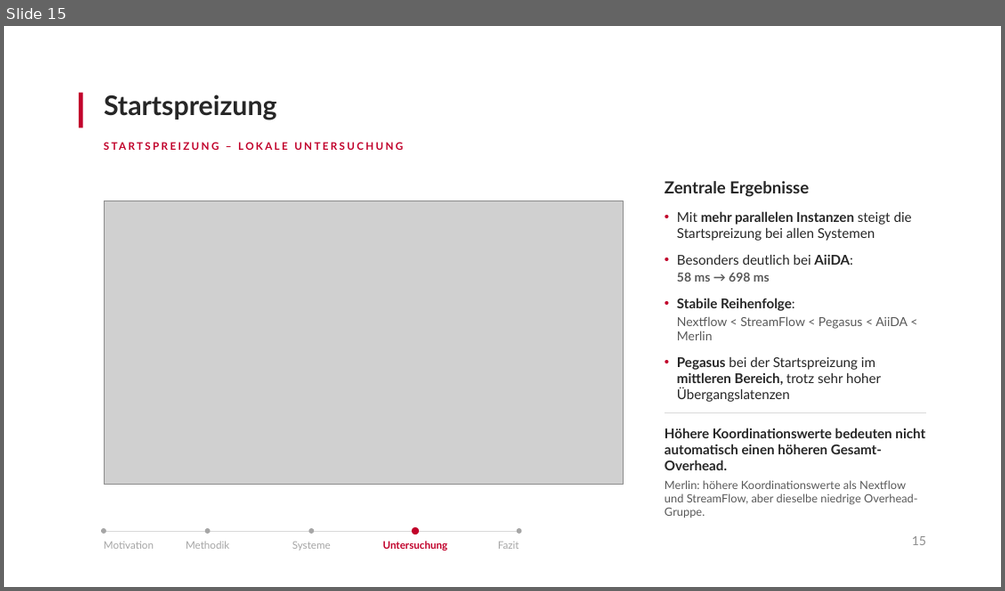
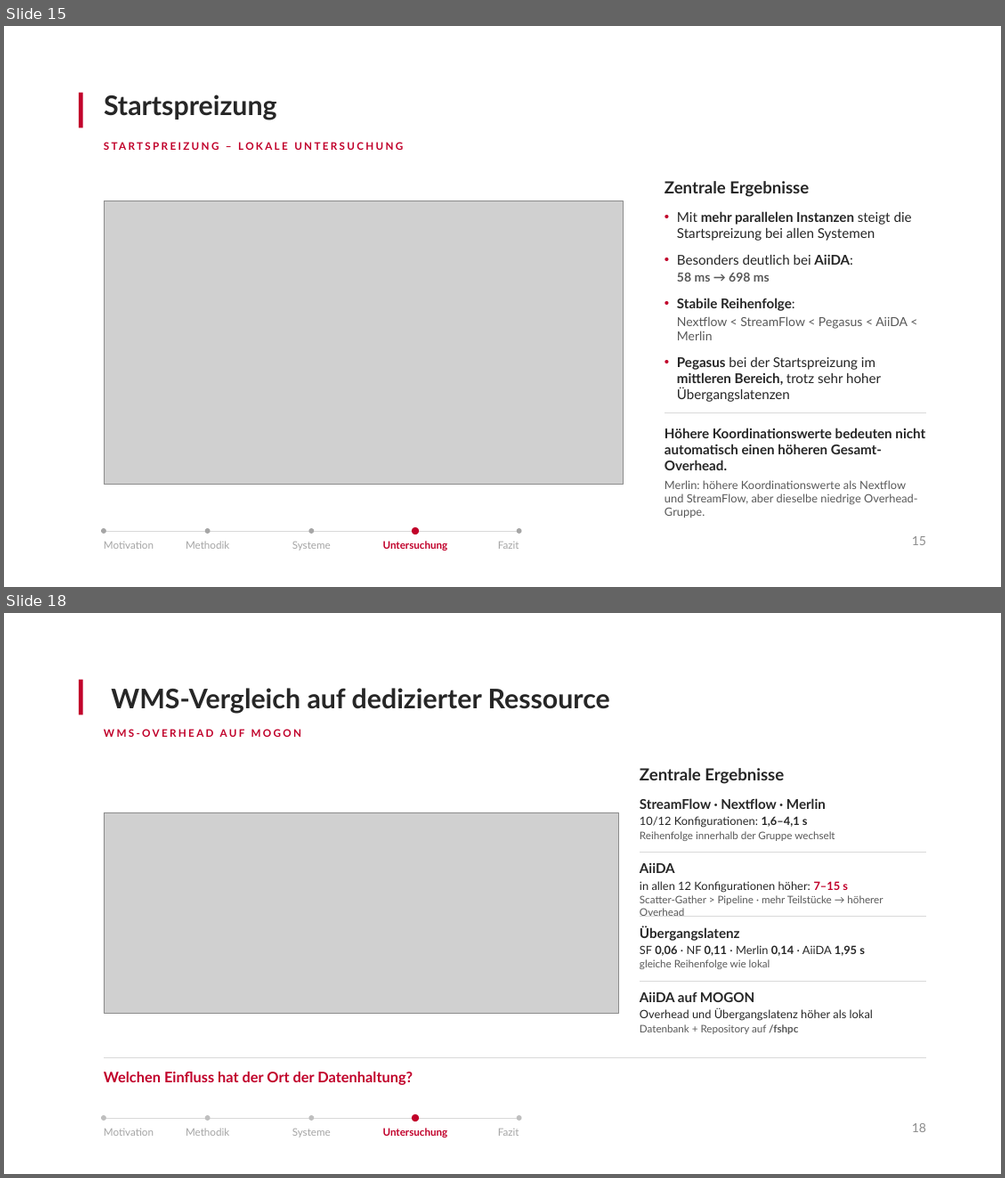
Before and after one commit to antahiri/bachelorarbeit-wms, a slide deck: Präsentation-Kolloqium.pptx. Shown one above the other, each under a label of ours: slide 15 before the commit, slides 15 and 18 after it; the slides between them are not shown. The pictures are 1005x591 and 1005x1178 pixels, drawn with LibreOffice and Linux fonts; fonts in the diff are those of the drawing; grey boxes stand for pictures. Boxes give left, top, right and bottom in pixels: in the first picture for what was removed or moved away, otherwise in the second. Text is boxed around its words. In the diff, an @@ line names an element or a change of style, - is before the commit and + after.

```diff
--- a/Präsentation-Kolloqium.pptx
+++ b/Präsentation-Kolloqium.pptx
@@ slide 18 added at (4, 613, 1001, 1174), background #FFFFFF @@
@@ rectangle added at (79, 680, 83, 714), fill #C1002A @@
@@ title added at (111, 688, 610, 714), 26 pt, text #262626, bold @@
+WMS-Vergleich auf dedizierter Ressource
@@ text added at (104, 729, 302, 737), 10 pt, text #C1002A, bold @@
+WMS-OVERHEAD AUF MOGON
@@ text added at (639, 768, 784, 784), 16 pt, text #262626, bold @@
+Zentrale Ergebnisse
@@ text added at (639, 798, 834, 841), 10 pt, text #262626 @@
+StreamFlow · Nextflow · Merlin
+10/12 Konfigurationen: 1,6–4,1 s
+Reihenfolge innerhalb der Gruppe wechselt
@@ picture added at (104, 812, 619, 1013) @@
@@ line added from (639, 852) to (926, 852), #D9D9D9 0.5 pt @@
@@ text added at (639, 863, 882, 916), 10 pt, text #595959 @@
+AiiDA
+in allen 12 Konfigurationen höher: 7–15 s
+Scatter-Gather > Pipeline · mehr Teilstücke → höherer Overhead
@@ line added from (639, 916) to (926, 916), #D9D9D9 0.5 pt @@
@@ text added at (639, 925, 865, 969), 11 pt, text #262626 @@
+Übergangslatenz
+SF 0,06 · NF 0,11 · Merlin 0,14 · AiiDA 1,95 s
+gleiche Reihenfolge wie lokal
@@ line added from (639, 981) to (926, 981), #D9D9D9 0.5 pt @@
@@ text added at (639, 992, 873, 1034), 11 pt, text #262626 @@
+AiiDA auf MOGON
+Overhead und Übergangslatenz höher als lokal
+Datenbank + Repository auf /fshpc
@@ line added from (104, 1057) to (926, 1057), #D9D9D9 0.5 pt @@
@@ text added at (104, 1071, 413, 1085), 14 pt, text #C1002A, bold @@
+Welchen Einfluss hat der Ort der Datenhaltung?
@@ ellipse added at (101, 1116, 106, 1121), fill #BFBFBF @@
@@ line added from (104, 1118) to (519, 1118), #D9D9D9 0.5 pt @@
@@ ellipse added at (205, 1116, 210, 1121), fill #BFBFBF @@
@@ ellipse added at (309, 1116, 315, 1121), fill #BFBFBF @@
@@ ellipse added at (412, 1114, 419, 1121), fill #C1002A @@
@@ ellipse added at (517, 1116, 521, 1121), fill #BFBFBF @@
@@ text added at (104, 1127, 154, 1135), 10 pt, text #A6A6A6 @@
+Motivation
@@ text added at (186, 1127, 229, 1135), 10 pt, text #A6A6A6 @@
+Methodik
@@ text added at (292, 1128, 331, 1137), 10 pt, text #A6A6A6 @@
+Systeme
@@ text added at (383, 1127, 448, 1137), 10 pt, text #C1002A, bold @@
+Untersuchung
@@ text added at (498, 1128, 519, 1135), 10 pt, text #A6A6A6 @@
+Fazit
@@ text added at (912, 1123, 926, 1132), 12 pt, text #8C8C8C @@
+18
```
Also in this commit, not shown: 2 slides changed, 3 other slides added.
